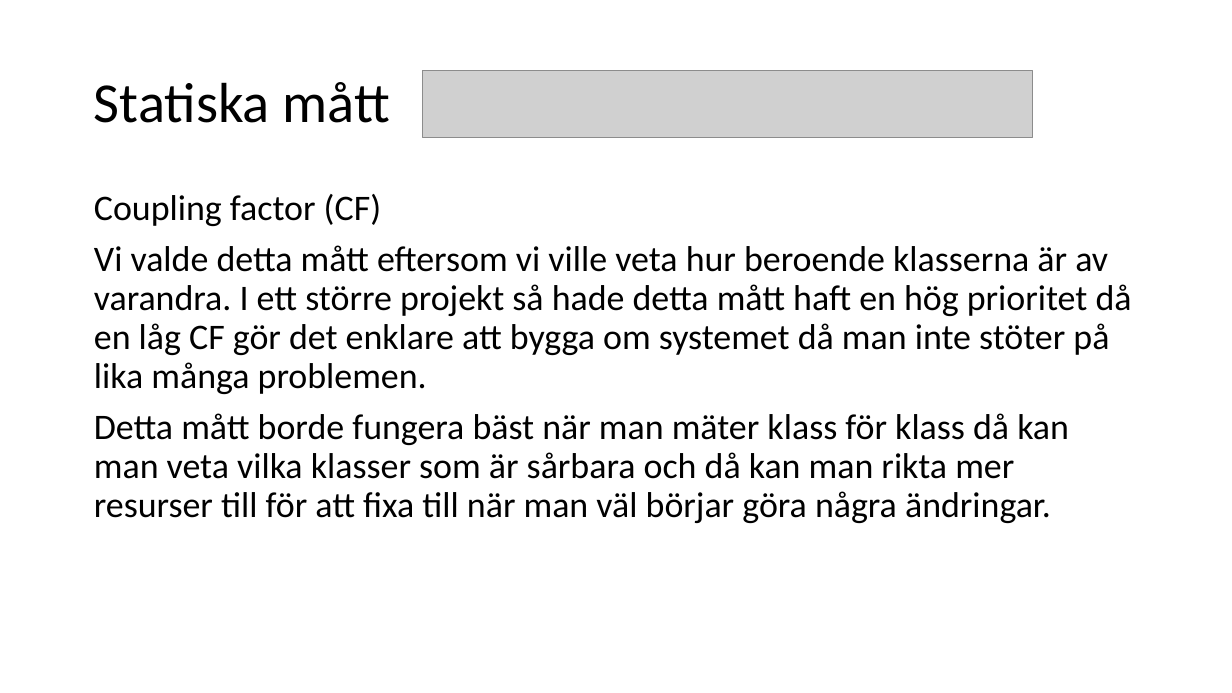
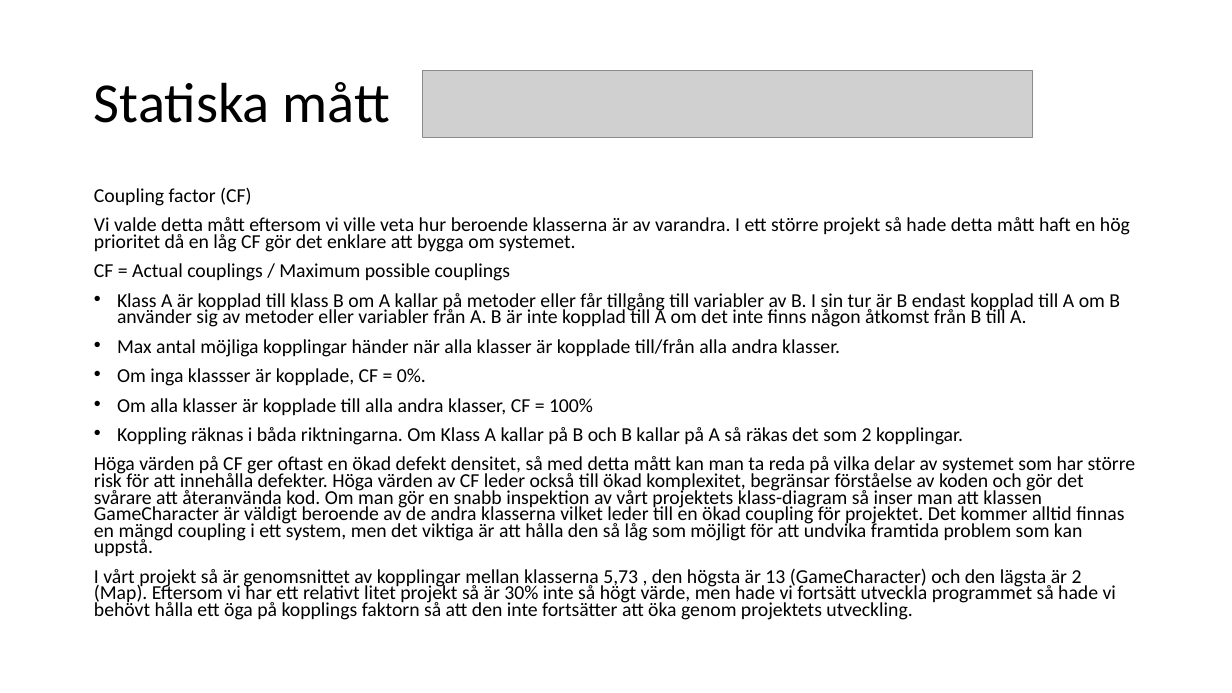
Before and after one commit to fyrtio2/projektINTE, a slide deck: slide 28 of 01 Dokumentation/slutredovisning.pptx (slide 27 before the commit). Drawn at 1232x693 pixels with LibreOffice and Linux fonts; fonts in the diff are those of the drawing; grey boxes stand for pictures. Boxes give left, top, right and bottom in pixels: in the first picture for what was removed or moved away, otherwise in the second. Text is boxed around its words. In the diff, an @@ line names an element or a change of style, - is before the commit and + after.

```diff
--- a/01 Dokumentation/slutredovisning.pptx
+++ b/01 Dokumentation/slutredovisning.pptx
@@ text at bbox=[94, 187, 252, 206]: size 28 to 15.4 pt in "Coupling factor (CF)"; line spacing 0.9 to 0.7 @@
@@ text at bbox=[94, 217, 1136, 620]: text changed; size 28 to 15.4 pt @@
-Vi valde detta mått eftersom vi ville veta hur beroende klasserna är av varandra. I ett större projekt så hade detta mått haft en hög prioritet då en låg CF gör det enklare att bygga om systemet då man inte stöter på lika många problemen.
-Detta mått borde fungera bäst när man mäter klass för klass då kan man veta vilka klasser som är sårbara och då kan man rikta mer resurser till för att fixa till när man väl börjar göra några ändringar.
+Vi valde detta mått eftersom vi ville veta hur beroende klasserna är av varandra. I ett större projekt så hade detta mått haft en hög prioritet då en låg CF gör det enklare att bygga om systemet.
+CF = Actual couplings / Maximum possible couplings
+• Klass A är kopplad till klass B om A kallar på metoder eller får tillgång till variabler av B. I sin tur är B endast kopplad till A om B använder sig av metoder eller variabler från A. B är inte kopplad till A om det inte finns någon åtkomst från B till A.
+• Max antal möjliga kopplingar händer när alla klasser är kopplade till/från alla andra klasser.
+• Om inga klassser är kopplade, CF = 0%.
+• Om alla klasser är kopplade till alla andra klasser, CF = 100%
+• Koppling räknas i båda riktningarna. Om Klass A kallar på B och B kallar på A så räkas det som 2 kopplingar.
+Höga värden på CF ger oftast en ökad defekt densitet, så med detta mått kan man ta reda på vilka delar av systemet som har större risk för att innehålla defekter. Höga värden av CF leder också till ökad komplexitet, begränsar förståelse av koden och gör det svårare att återanvända kod. Om man gör en snabb inspektion av vårt projektets klass-diagram så inser man att klassen GameCharacter är väldigt beroende av de andra klasserna vilket leder till en ökad coupling för projektet. Det kommer alltid finnas en mängd coupling i ett system, men det viktiga är att hålla den så låg som möjligt för att undvika framtida problem som kan uppstå.
+I vårt projekt så är genomsnittet av kopplingar mellan klasserna 5,73 , den högsta är 13 (GameCharacter) och den lägsta är 2 (Map). Eftersom vi har ett relativt litet projekt så är 30% inte så högt värde, men hade vi fortsätt utveckla programmet så hade vi behövt hålla ett öga på kopplings faktorn så att den inte fortsätter att öka genom projektets utveckling.
```
Also in this commit, not shown: 1 other slide changed, 2 slides added.
